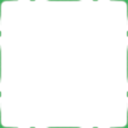
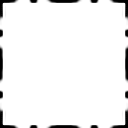
Before/after of a 128×128 layered artwork. What changed in the layer stack:
added layer "Livello Disegno 3" above "Livello Disegno 2" over [0, 0, 128, 128]
